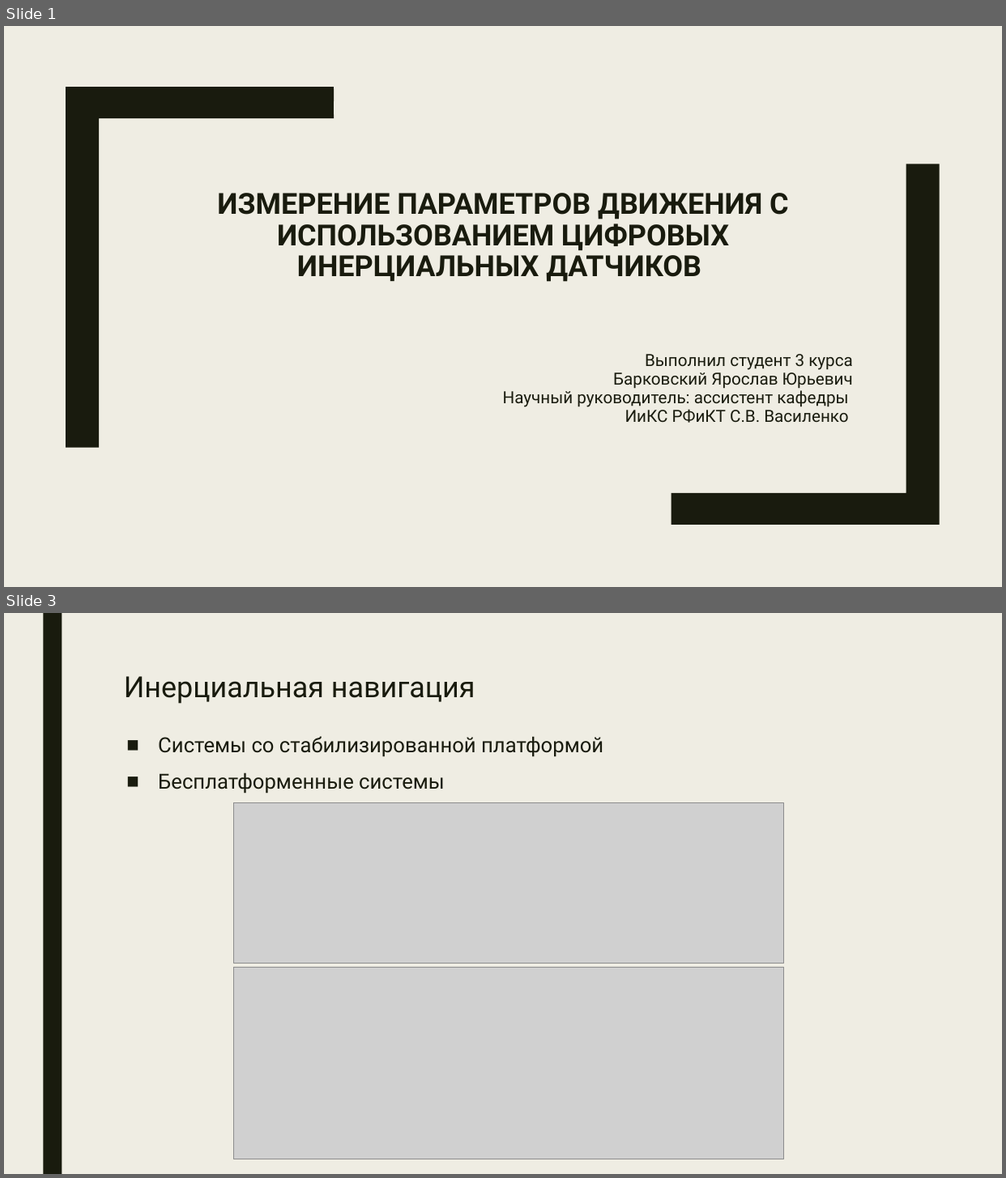
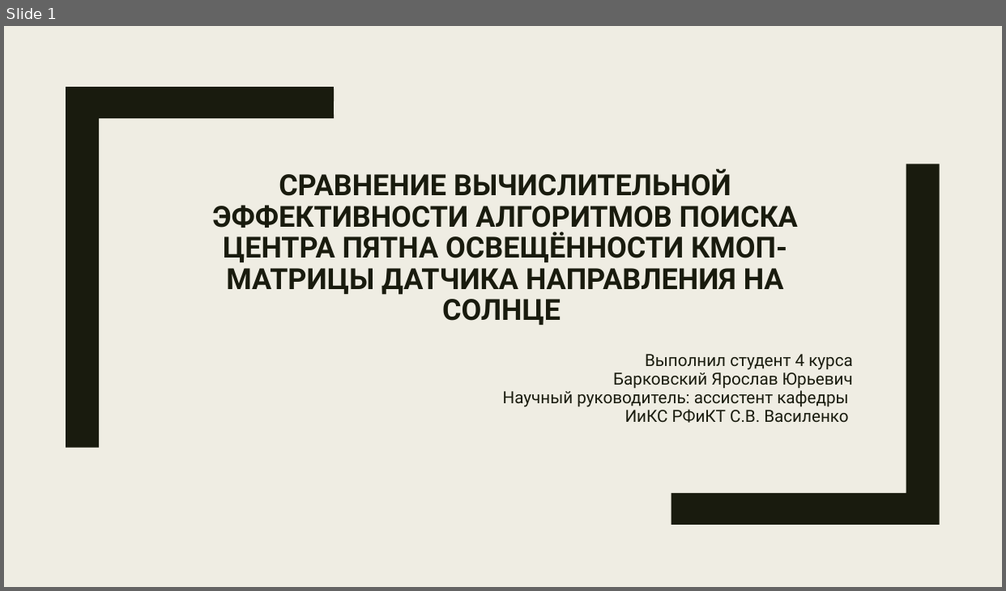
Before and after one commit to BarikQ/course_4, a slide deck: Презентация 5.pptx. Shown one above the other, each under a label of ours: slides 1 and 3 before the commit, slide 1 after it; the slides between them are not shown. The pictures are 1006x1178 and 1006x591 pixels, drawn with LibreOffice and Linux fonts; fonts in the diff are those of the drawing; grey boxes stand for pictures. Boxes give left, top, right and bottom in pixels: in the first picture for what was removed or moved away, otherwise in the second. Text is boxed around its words. In the diff, an @@ line names an element or a change of style, - is before the commit and + after.

```diff
--- a/Презентация 5.pptx
+++ b/Презентация 5.pptx
@@ slide 3 removed at bbox=[4, 613, 1002, 1174], background #EFEDE3 @@
@@ rectangle removed at bbox=[43, 613, 62, 1174] @@
@@ title removed at bbox=[124, 676, 475, 704] @@
-Инерциальная навигация
@@ text removed at bbox=[158, 736, 603, 794] @@
-■ Системы со стабилизированной платформой
-■ Бесплатформенные системы
@@ picture removed at bbox=[234, 803, 783, 964] @@
@@ picture removed at bbox=[234, 967, 783, 1160] @@
@@ slide 1 changed as well @@
@@ title at bbox=[212, 169, 798, 325]: text changed @@
-ИЗМЕРЕНИЕ ПАРАМЕТРОВ ДВИЖЕНИЯ С ИСПОЛЬЗОВАНИЕМ ЦИФРОВЫХ ИНЕРЦИАЛЬНЫХ ДАТЧИКОВ
+СРАВНЕНИЕ ВЫЧИСЛИТЕЛЬНОЙ ЭФФЕКТИВНОСТИ АЛГОРИТМОВ ПОИСКА ЦЕНТРА ПЯТНА ОСВЕЩЁННОСТИ КМОП-МАТРИЦЫ ДАТЧИКА НАПРАВЛЕНИЯ НА СОЛНЦЕ
@@ subtitle at bbox=[645, 354, 852, 370]: text changed @@
-Выполнил студент 3 курса
+Выполнил студент 4 курса
```
Also in this commit, not shown: 2 other slides changed, 13 slides added, 7 other slides removed, 1 other file.
